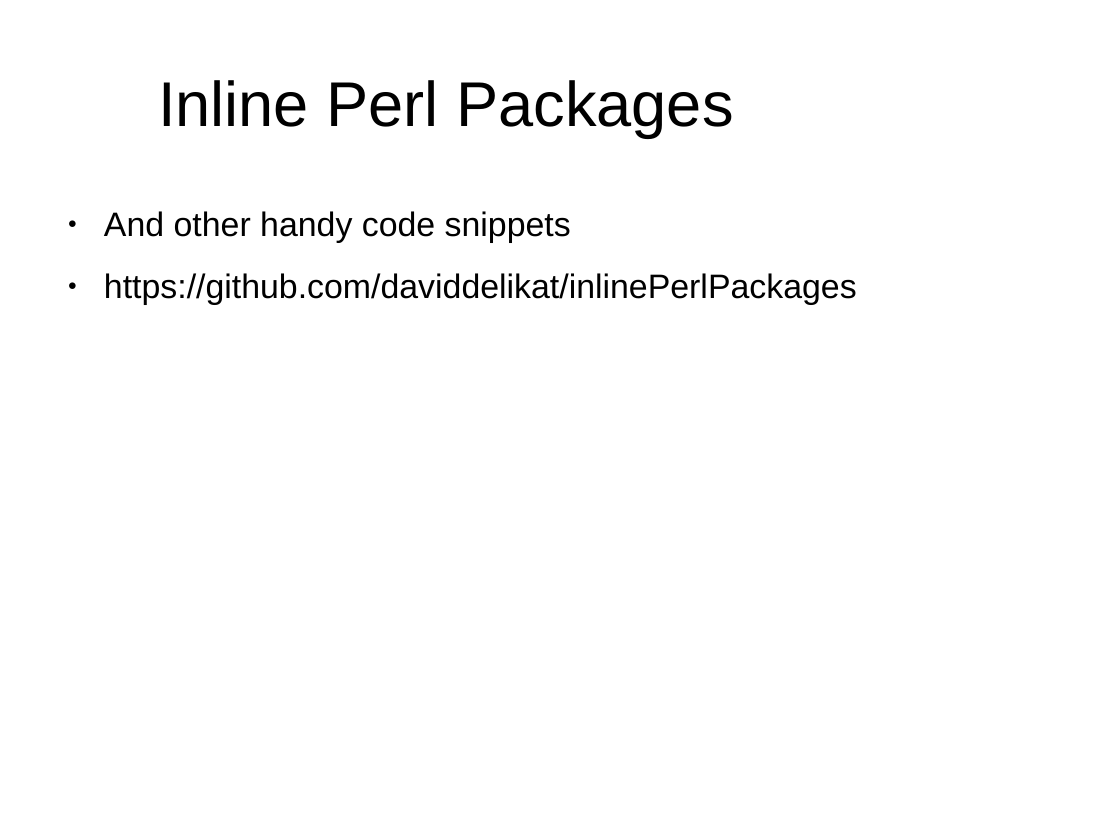
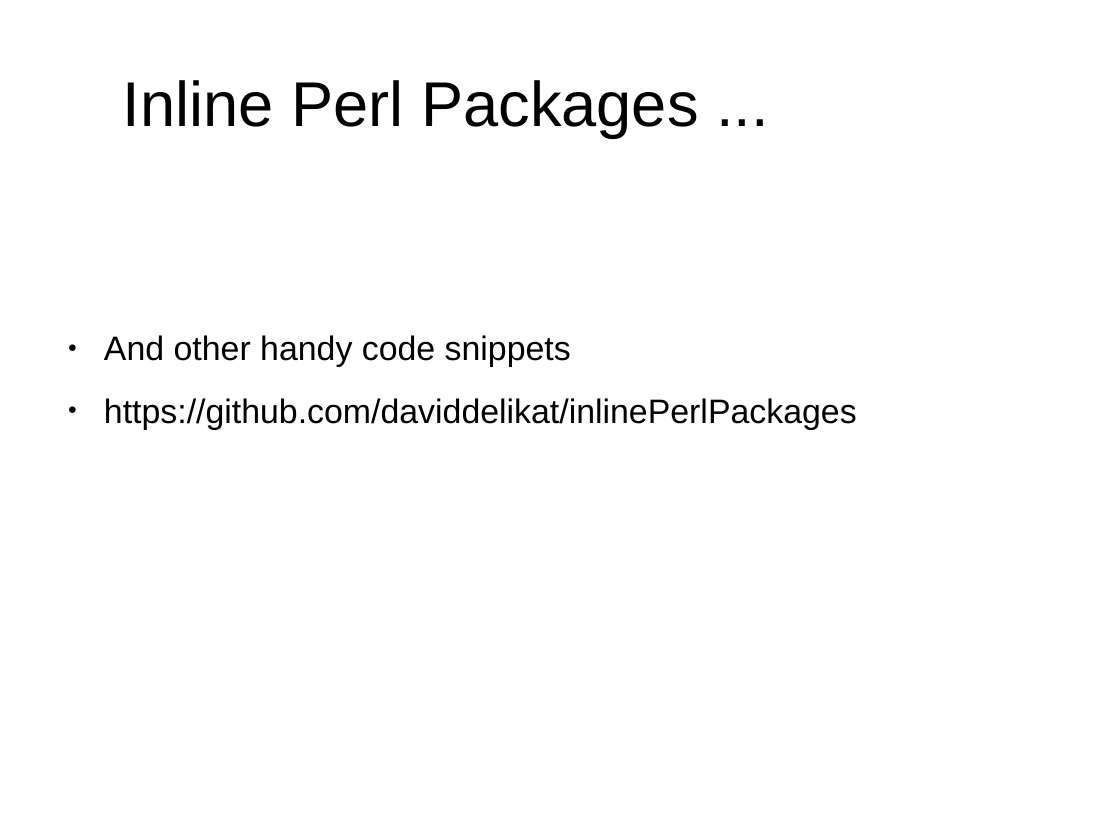
Before and after one commit to daviddelikat/inlinePerlPackages, a slide deck: slide 1 of docs/presentation.odp. Drawn at 1120x840 pixels with LibreOffice and Linux fonts; fonts in the diff are those of the drawing; background and template pictures are left out. Boxes give left, top, right and bottom in pixels: in the first picture for what was removed or moved away, otherwise in the second. Text is boxed around its words. In the diff, an @@ line names an element or a change of style, - is before the commit and + after.

```diff
--- a/docs/presentation.odp
+++ b/docs/presentation.odp
@@ title at (123,80,698,138): text changed @@
-Inline Perl Packages
+Inline Perl Packages ...
@@ text "And other handy code snippets": place and size @@
-text "And other handy code snippets" at (104,211,857,305)
+text "And other handy code snippets" at (104,335,857,429)
```
Also in this commit, not shown: 2 other slides changed, 3 slides added.
